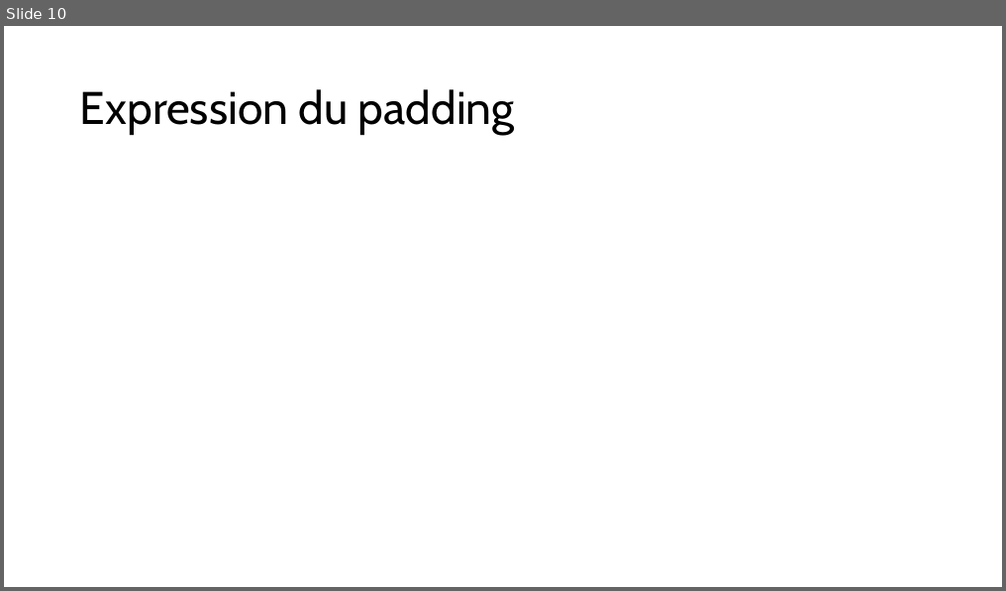
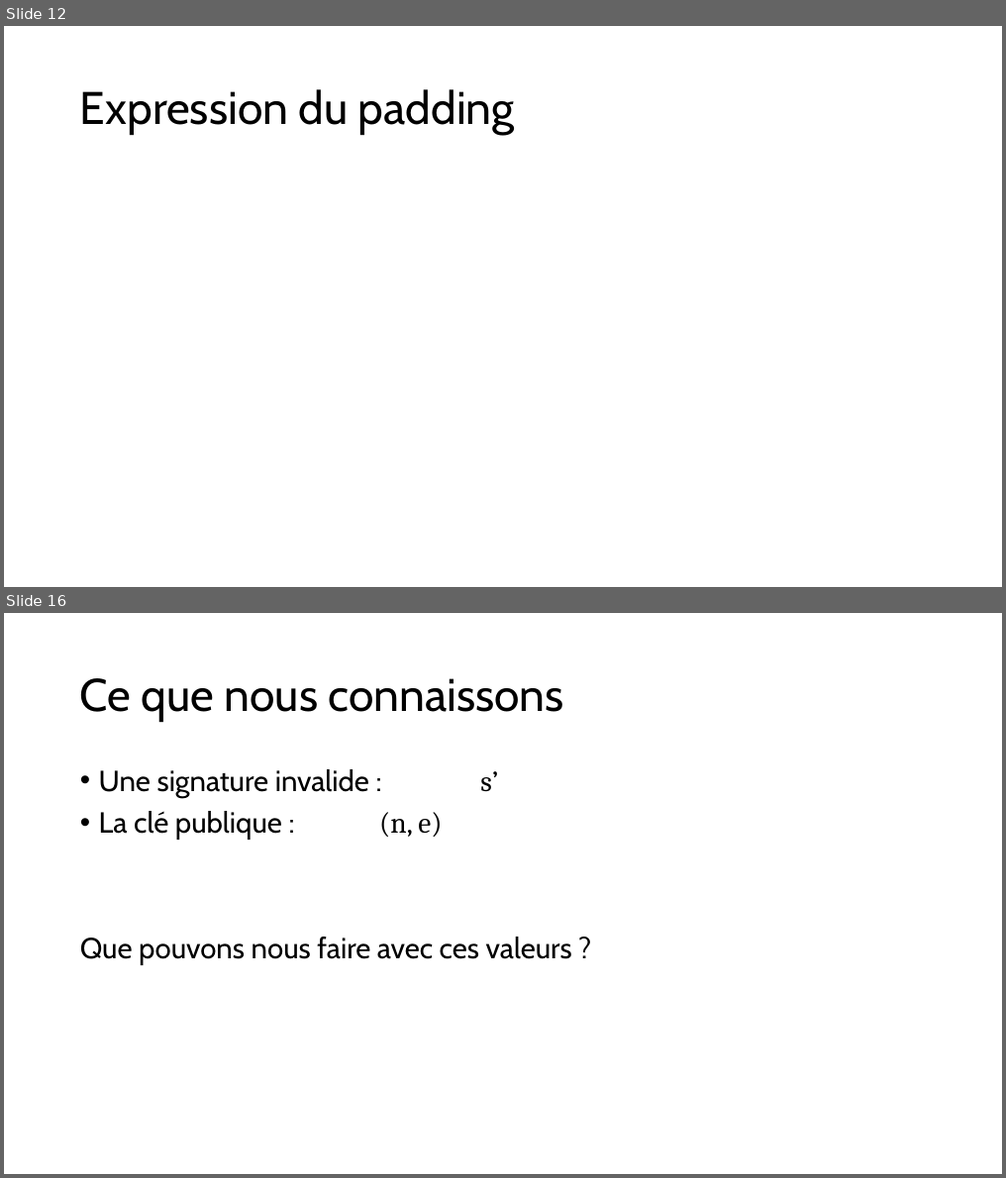
Before and after one commit to JustinFerrara14/SSE, a slide deck: SSELaticeAttackFerrara.pptx. Shown one above the other, each under a label of ours: slide 10 before the commit, slides 12 and 16 after it; the slides between them are not shown. The pictures are 1006x591 and 1006x1178 pixels, drawn with LibreOffice and Linux fonts; fonts in the diff are those of the drawing; grey boxes stand for pictures. Boxes give left, top, right and bottom in pixels: in the first picture for what was removed or moved away, otherwise in the second. Text is boxed around its words. In the diff, an @@ line names an element or a change of style, - is before the commit and + after.

```diff
--- a/SSELaticeAttackFerrara.pptx
+++ b/SSELaticeAttackFerrara.pptx
@@ slide 16 added at (x1=4, y1=613, x2=1002, y2=1174), background #FFFFFF @@
@@ title added at (x1=80, y1=678, x2=564, y2=722), 44 pt, text #000000 @@
+Ce que nous connaissons
@@ text added at (x1=80, y1=769, x2=572, y2=965), 28 pt, text #000000 @@
+• Une signature invalide : s’
+• La clé publique : (n, e)
+Que pouvons nous faire avec ces valeurs ?
@@ what was slide 10 is now slide 12 @@
```
Also in this commit, not shown: 3 slides changed, 14 other slides added, 5 slides removed, 2 other files.
